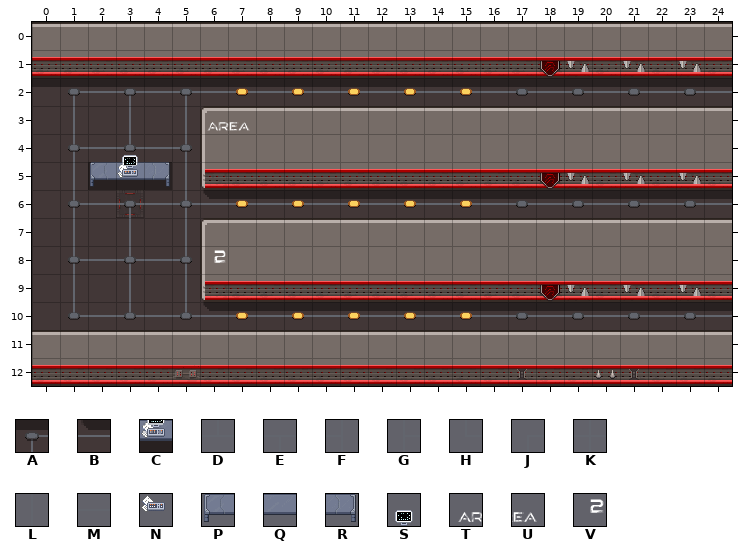
Tiled map -- cocos/Code/assets/resources/map/map_3-3-H-2.tmx. That is the earlier state.
Cells are 32x32 px. Shown: x 0..24, y 0..12. Layer "Tile Layer 7" is drawn 0,-24 px off the grid.
Key: from "alien_spaceship_tileset2": A 21, B 23, C 35, D 158, E 158 turned 180, F 158 turned 270, G 158 turned 90, H 159, J 159 turned 90, K 168, L 178, M 178 turned 270; from "scifi_items": N 50, P 72, Q 73, R 74; from "scifi_items2": S 8; from "scifi_tileset_01": T 150, U 151, V 154.
_ is an empty cell.
Layers that did not change in this view are not listed.
Layer "sh" before, first column x 0:
 0 __________
 1 __________
 2 AAAAAAAAAA
 3 __________
 4 __________
 5 __CCC_____
 6 ______BAAA
 7 __________
 8 __________
 9 __________
Layer "line" before, first column x 0:
 0 _________
 1 _________
 2 _JMEMEMMM
 3 _L_L_L___
 4 _GMDMF___
 5 _L___L___
 6 _GMEMKMMM
 7 _L_L_L___
 8 _GMKMF___
 9 _L_L_L___
10 _HMDMDMMM
Layer "p" before, first column x 0:
 0 __________
 1 __________
 2 __________
 3 ______TU__
 4 __________
 5 __PQR_____
 6 __________
 7 __________
 8 ______V___
 9 __________
Once edited:
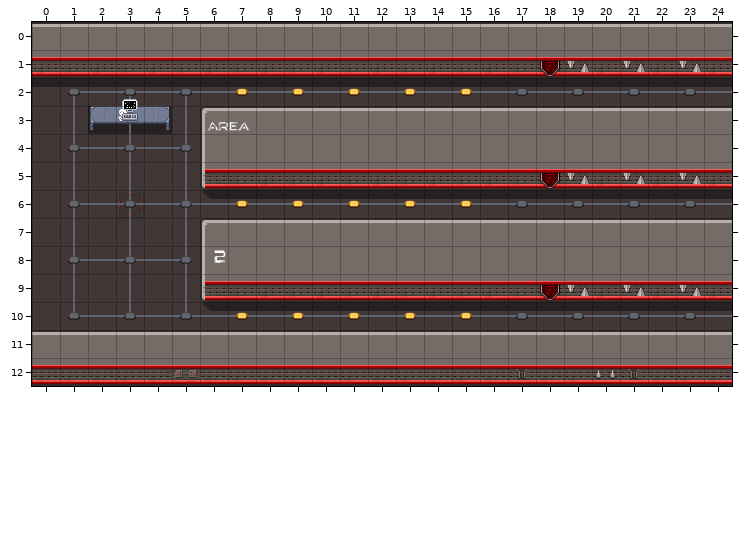
See-through tiles are keyed as they look on the map.
Changes in this commit:
Changed rows in their new state; . is an unchanged cell.
Layer "sh":
first column x 2:
 3 CCC
 5 ___
Layer "line":
first column x 3:
 4 K
 5 L
 6 K
Layer "p":
first column x 2:
 3 PQR
 5 ___
Layer "Tile Layer 8":
first column x 3:
 3 N
 5 _
Layer "Tile Layer 7":
first column x 3:
 3 S
 5 _
Where, in picture pixels (left, top, right, bottom), the same in both pictures:
changed: (88, 99, 172, 201)
